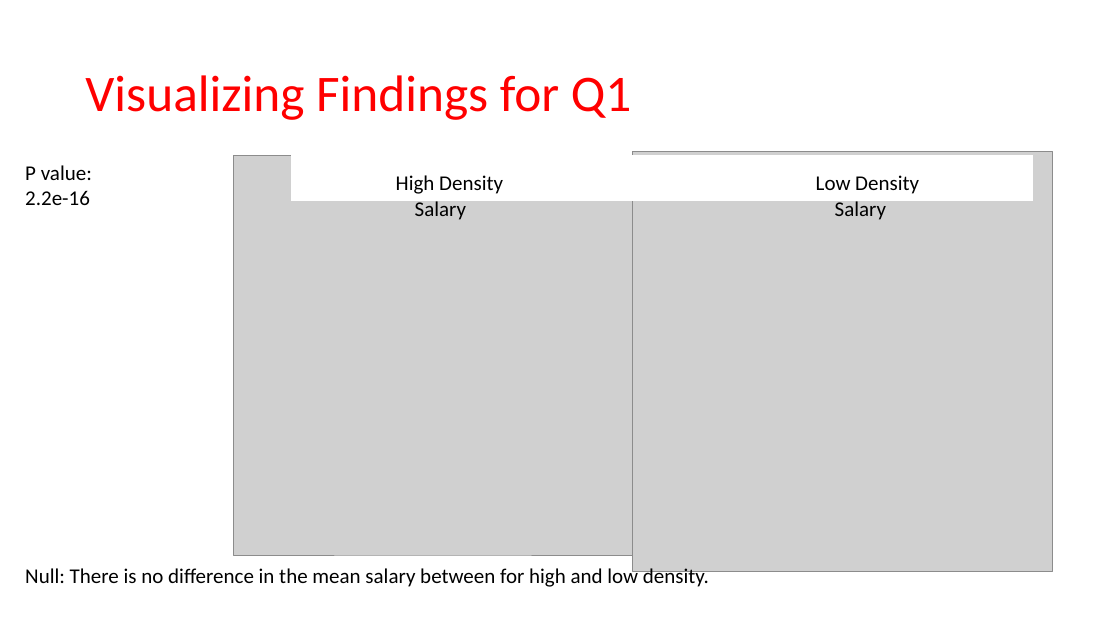
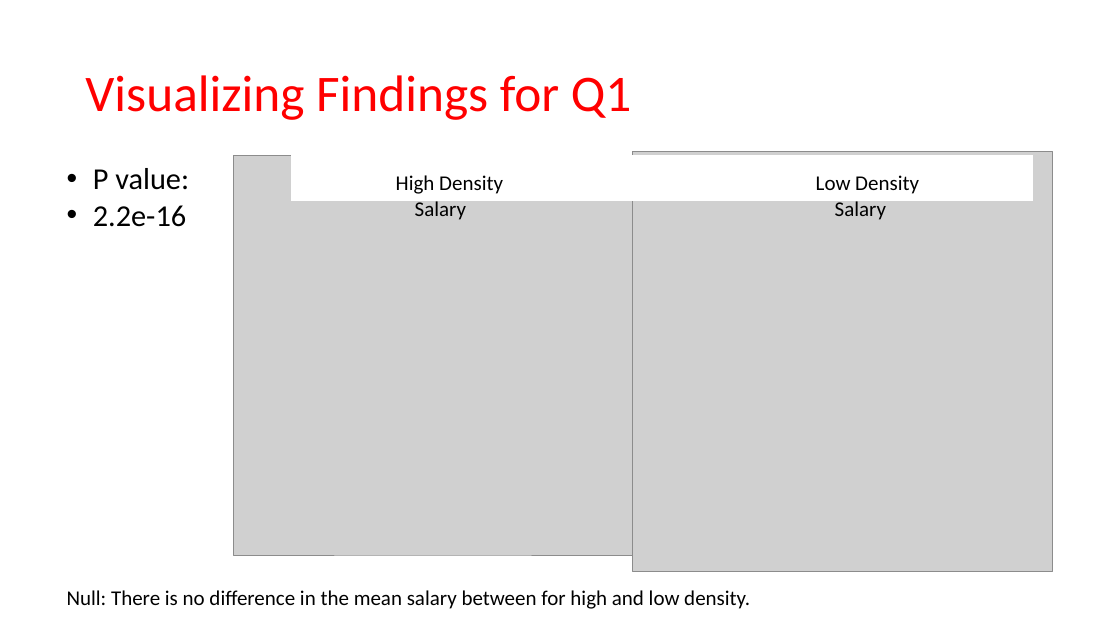
Before and after one commit to MatthewCodes/557_Final_Project, a slide deck: slide 10 of Presentation/Final Presentation.pptx. Drawn at 1120x630 pixels with LibreOffice and Linux fonts; fonts in the diff are those of the drawing; grey boxes stand for pictures. Boxes give left, top, right and bottom in pixels: in the first picture for what was removed or moved away, otherwise in the second. Text is boxed around its words. In the diff, an @@ line names an element or a change of style, - is before the commit and + after.

```diff
--- a/Presentation/Final Presentation.pptx
+++ b/Presentation/Final Presentation.pptx
@@ text "P value:": place and size @@
-text "P value:" at [25, 165, 709, 587]
+text "P value:" at [67, 168, 750, 609]
@@ text at [93, 168, 189, 227]: size 18 to 26 pt in "P value:", "2.2e-16"; bullet none to • @@
```
Also in this commit, not shown: 3 other slides changed.
